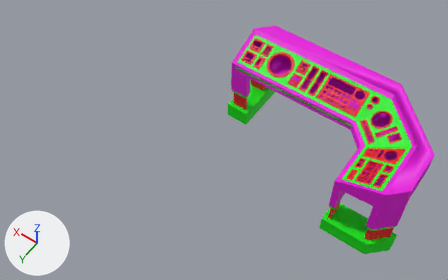
A saved change to the FBX model Assets/Models/TacticianModels/TacticianConsoleV10.fbx.
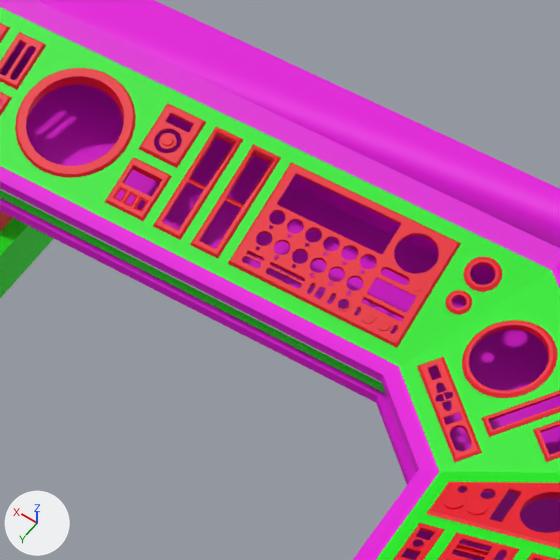
Each version is shown whole from a 50 mm lens placed at (-4.063, 2.46, 5.102), pointed at (-1.331, -1.364, -0.908), then close up on the part from 59% to 88% of the width and 13% to 59% of the height. Arrows for +X, +Y and +Z are at lower left; the lights stay in place. The last two pictures show the newer version. Where no turn or scale is listed for an object, it has been applied to the vertices.

Names of what the first close-up shows: 'TacticianConsole', 'TacticianConsoleLightStrip'.
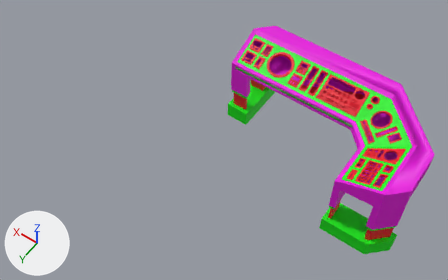
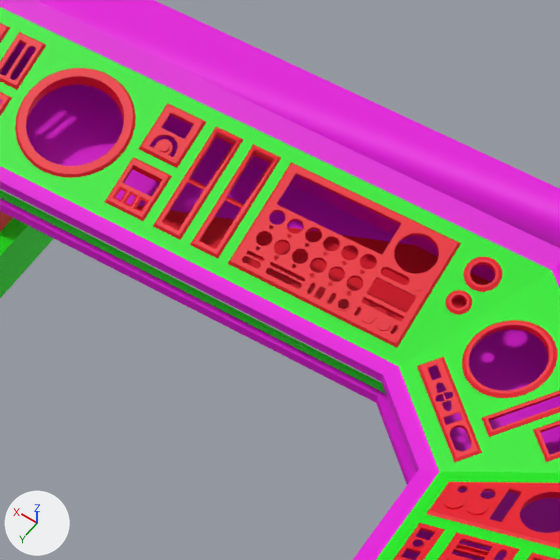
Diff of the bpy script that builds the scene:
```diff
--- a/Assets/Models/TacticianModels/TacticianConsoleV10.fbx.py
+++ b/Assets/Models/TacticianModels/TacticianConsoleV10.fbx.py
@@ me_plane_003 @@
 # used by ob_tacticianconsole; location = (0.0, 0.0, 0.0)
-me_plane_003.from_pydata(...)  # 4889 vertices, 5549 faces; spans x -3.6..0.59, y -3.14..-0.2, z -1.8..0.22
+me_plane_003.from_pydata(...)  # 4837 vertices, 5507 faces; spans x -3.6..0.59, y -3.14..-0.2, z -1.8..0.22
+# me_plane_003 part 1
+# 99 vertices are removed from x -1.65..-1.57, y -2.75..-2.66, z -0.64..-0.6
+# 166 faces are deleted
+# 28 vertices move within x -1.65..-1.57, y -2.72..-2.66, z -0.64..-0.61
+# 47 vertices are added at x -1.65..-1.57, y -2.72..-2.66, z -0.64..-0.61
+# 124 new faces join them, mat_tacticiancontrolbases (red #e70020)
+# me_plane_003 part 2: 1 face spanning x -2.78..-0.99, y -3.11..-2.38, z -0.87..-0.8 switches from mat_tacticianconsole (pink #e700dd) to mat_tacticiancontrolbases (red #e70020)
 me_plane_003.materials.append(mat_tacticianconsole)
```

Boxes (x1, y1, x2, y2) around the edits, measured in the close-ups (560 x 560 px; the box of a moved part takes in the faces that stretch with it):
part 1 of me_plane_003, moved or reshaped: (141, 106, 202, 163) in both
part 2 of me_plane_003, recoloured: (136, 206, 491, 334) in both
